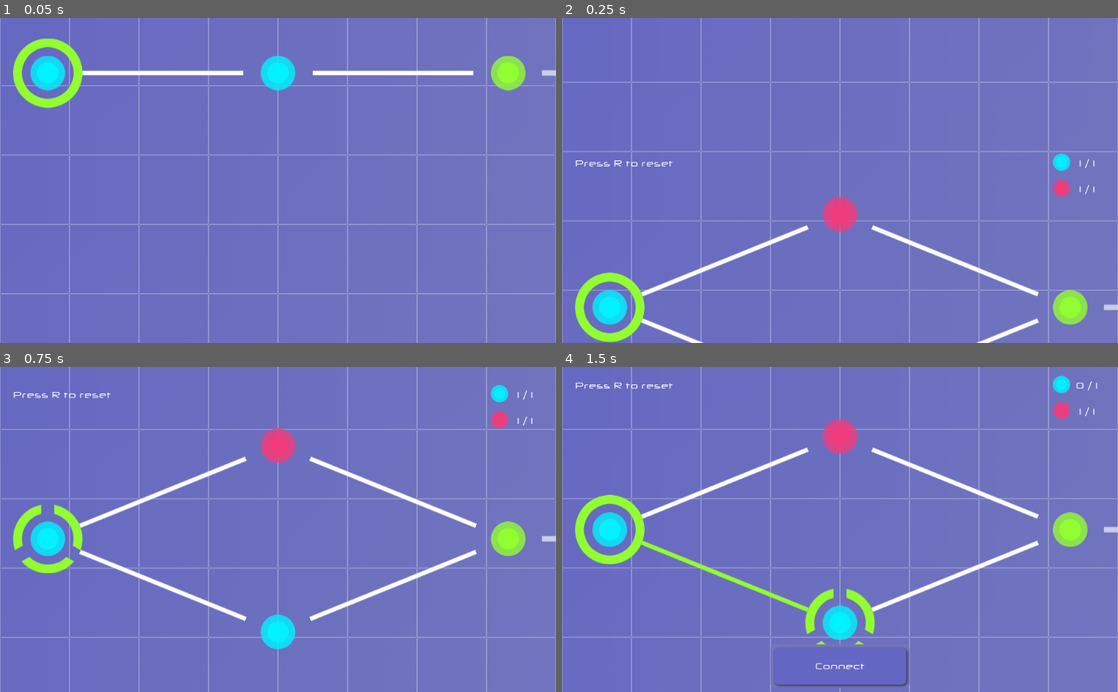
Above: before the commit, frames 1-4 (two rows, left to right).
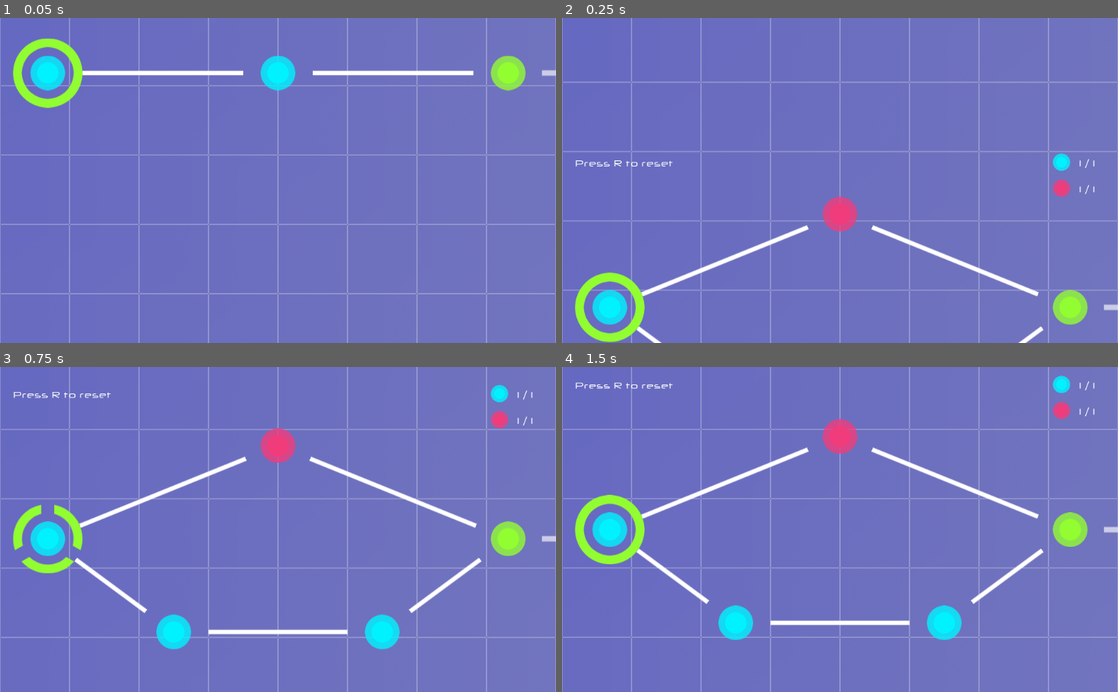
Above: after the commit, the same moments.

Repository: Maaack/Node-Traversal
Game: Godot game, scene res://Scenes/Main.tscn
Two runs of this game, one before a commit and one after it. Both use one fixed random seed, a clock stepped at 60 frames per second and the inputs below.
Inputs (mouse positions are in pixels of both pictures, inside the frame that each line leads up to):
- Up to frame 1 (0.05 s): no input
- Up to frame 2 (0.25 s): no input
- Up to frame 3 (0.75 s): tap R (game_reset_action) at 0.5 s; move the mouse to (50, 565) at 0.52 s; press the mouse at (50, 565) at 0.53 s
- Up to frame 4 (1.5 s): tap R (game_reset_action) at 1.25 s; move the mouse to (840, 623) at 1.27 s; release the mouse at (840, 623) at 1.28 s; click (840, 623) at 1.35 s

Frame 1 is identical in both runs. In frame 2, 0.5% of the frame differs, in the area x 13-87%, y 92-100%; in frame 3, 3.4%; in frame 4, 4.3%, in the area x 13-97%, y 4-99%.

Commit message:
GAME-02: Don't count green destination node as part of blue unlocks. Fix level 1-0, but needed to break inheritance with 1-1.

Diff:
--- a/Scenes/GameLayer/GameLayer.tscn
+++ b/Scenes/GameLayer/GameLayer.tscn
@@ -38,15 +38,18 @@
 centered = false
 
 [node name="Level_0_0" parent="Game" instance=ExtResource( 1 )]
+starting_unlocks = 2
 
 [node name="Level_0_1" parent="Game" instance=ExtResource( 6 )]
 position = Vector2( 1152, 0 )
 
 [node name="Level_0_2" parent="Game" instance=ExtResource( 7 )]
 position = Vector2( 2304, 0 )
+starting_unlocks = 3
 
 [node name="Level_0_3" parent="Game" instance=ExtResource( 8 )]
 position = Vector2( 3456, 0 )
+starting_unlocks = 3
 
 [node name="Level_0_4" parent="Game" instance=ExtResource( 9 )]
 position = Vector2( 4608, 0 )
@@ -56,6 +59,7 @@
 
 [node name="Level_0_6" parent="Game" instance=ExtResource( 12 )]
 position = Vector2( 6912, 0 )
+starting_unlocks = 3
 
 [node name="Level_1_0" parent="Game" instance=ExtResource( 4 )]
 position = Vector2( 0, 864 )
@@ -68,7 +72,9 @@
 [node name="Level_1_2" parent="Game" instance=ExtResource( 10 )]
 position = Vector2( 2304, 864 )
 
-[node name="Level_1_3" parent="Game" instance=ExtResource( 15 )]
+[node name="Level_1_3" parent="Game" groups=[
+"LEVEL",
+] instance=ExtResource( 15 )]
 position = Vector2( 3456, 864 )
 
 [node name="LevelYouWon" parent="Game" instance=ExtResource( 14 )]
--- a/Scenes/GameLayer/IntrusionLevels/Chapter_0/Level_0_0.gd
+++ b/Scenes/GameLayer/IntrusionLevels/Chapter_0/Level_0_0.gd
@@ -6,7 +6,7 @@
 
 onready var unlocks_count_node = $ToolsNode/UnlocksCounter/UnlocksCount
 
-export(int) var starting_unlocks : int = 2 setget set_starting_unlocks
+export(int) var starting_unlocks : int = 1 setget set_starting_unlocks
 
 var current_unlocks
 
@@ -24,12 +24,14 @@
 			_remove_unlock(node)
 
 func _can_unlock(node:IntrusionNode) -> bool :
-	if node.is_in_group('BLUE_NODE') or node.is_in_group('GREEN_NODE'):
+	if node.is_in_group('GREEN_NODE'):
+		return true
+	if node.is_in_group('BLUE_NODE'):
 		return current_unlocks > 0
 	return false
 
 func _remove_unlock(node:IntrusionNode):
-	if node.is_in_group('BLUE_NODE') or node.is_in_group('GREEN_NODE'):
+	if node.is_in_group('BLUE_NODE'):
 		current_unlocks -= 1
 		_update_tool_counts()
 
--- a/Scenes/GameLayer/IntrusionLevels/Chapter_0/Level_0_1.tscn
+++ b/Scenes/GameLayer/IntrusionLevels/Chapter_0/Level_0_1.tscn
@@ -5,7 +5,7 @@
 [ext_resource path="res://Scenes/GameLayer/IntrusionLevels/Chapter_0/Level_0_0.tscn" type="PackedScene" id=3]
 
 [node name="Level_0_1" instance=ExtResource( 3 )]
-starting_unlocks = 3
+starting_unlocks = 2
 
 [node name="OpenNode" parent="." index="1"]
 position = Vector2( 512, 480 )
@@ -13,12 +13,12 @@
 [node name="OpenNode2" parent="." index="2" instance=ExtResource( 2 )]
 position = Vector2( 512, 120 )
 
-[node name="IntrusionPath2" parent="." index="4"]
-position = Vector2( 300, 390 )
-
-[node name="IntrusionPath" parent="." index="5"]
+[node name="IntrusionPath" parent="." index="4"]
 position = Vector2( 512, 300 )
 target_b_path = NodePath("../OpenNode2")
+
+[node name="IntrusionPath2" parent="." index="5"]
+position = Vector2( 300, 390 )
 
 [node name="IntrusionPath3" parent="." index="6" instance=ExtResource( 1 )]
 position = Vector2( 724, 210 )
--- a/Scenes/GameLayer/IntrusionLevels/Chapter_0/Level_0_2.tscn
+++ b/Scenes/GameLayer/IntrusionLevels/Chapter_0/Level_0_2.tscn
@@ -18,11 +18,11 @@
 [node name="OpenNode4" parent="." index="4" instance=ExtResource( 3 )]
 position = Vector2( 680, 136 )
 
-[node name="IntrusionPath2" parent="." index="6"]
+[node name="IntrusionPath" parent="." index="6"]
+position = Vector2( 512, 464 )
+
+[node name="IntrusionPath2" parent="." index="7"]
 position = Vector2( 216, 382 )
-
-[node name="IntrusionPath" parent="." index="7"]
-position = Vector2( 512, 464 )
 
 [node name="IntrusionPath3" parent="." index="8"]
 position = Vector2( 808, 382 )
--- a/Scenes/GameLayer/IntrusionLevels/Chapter_0/Level_0_3.tscn
+++ b/Scenes/GameLayer/IntrusionLevels/Chapter_0/Level_0_3.tscn
@@ -9,12 +9,12 @@
 ] instance=ExtResource( 1 )]
 script = ExtResource( 3 )
 
-[node name="IntrusionPath2" parent="." index="6"]
+[node name="IntrusionPath" parent="." index="6"]
+target_a_path = NodePath("../OpenNode")
+
+[node name="IntrusionPath2" parent="." index="7"]
 target_a_path = NodePath("../StartingNode")
 target_b_path = NodePath("../OpenNode")
-
-[node name="IntrusionPath" parent="." index="7"]
-target_a_path = NodePath("../OpenNode")
 
 [node name="IntrusionPath3" parent="." index="8"]
 position = Vector2( 512, 300 )
--- a/Scenes/GameLayer/IntrusionLevels/Chapter_0/Level_0_4.tscn
+++ b/Scenes/GameLayer/IntrusionLevels/Chapter_0/Level_0_4.tscn
@@ -1,18 +1,21 @@
-[gd_scene load_steps=5 format=2]
+[gd_scene load_steps=4 format=2]
 
 [ext_resource path="res://Scenes/GameLayer/IntrusionLevels/Chapter_0/Level_0_3.tscn" type="PackedScene" id=1]
 [ext_resource path="res://Scenes/GameLayer/IntrusionNode/OpenNode/OpenNode.tscn" type="PackedScene" id=2]
 [ext_resource path="res://Scenes/GameLayer/IntrusionPath/IntrusionPath.tscn" type="PackedScene" id=3]
-[ext_resource path="res://Scenes/GameLayer/IntrusionLevels/Chapter_0/Level_0_0.gd" type="Script" id=4]
 
-[node name="Level_0_4" groups=[
-"LEVEL",
-] instance=ExtResource( 1 )]
-script = ExtResource( 4 )
-starting_unlocks = 4
+[node name="Level_0_4" instance=ExtResource( 1 )]
+starting_unlocks = 3
 
 [node name="OpenNode5" parent="." index="5" instance=ExtResource( 2 )]
 position = Vector2( 512, 300 )
+
+[node name="IntrusionPath" parent="." index="7"]
+position = Vector2( 512, 464 )
+target_b_path = NodePath("../OpenNode2")
+
+[node name="IntrusionPath2" parent="." index="8"]
+position = Vector2( 216, 382 )
 
 [node name="IntrusionPath3" parent="." index="9"]
 position = Vector2( 512, 136 )
--- a/Scenes/GameLayer/IntrusionLevels/Chapter_0/Level_0_5.tscn
+++ b/Scenes/GameLayer/IntrusionLevels/Chapter_0/Level_0_5.tscn
@@ -4,26 +4,21 @@
 [ext_resource path="res://Scenes/GameLayer/IntrusionPath/IntrusionPath.tscn" type="PackedScene" id=2]
 
 [node name="Level_0_5" instance=ExtResource( 1 )]
-starting_unlocks = 3
+starting_unlocks = 2
 
-[node name="IntrusionPath2" parent="." index="7"]
+[node name="IntrusionPath" parent="." index="7"]
+position = Vector2( 216, 382 )
+target_a_path = NodePath("../StartingNode")
+target_b_path = NodePath("../OpenNode")
+
+[node name="IntrusionPath2" parent="." index="8"]
 position = Vector2( 512, 464 )
 target_a_path = NodePath("../OpenNode")
 target_b_path = NodePath("../OpenNode2")
 
-[node name="IntrusionPath" parent="." index="8"]
-position = Vector2( 216, 382 )
-target_a_path = NodePath("../StartingNode")
-target_b_path = NodePath("../OpenNode")
-
 [node name="IntrusionPath3" parent="." index="9"]
 position = Vector2( 344, 300 )
 target_a_path = NodePath("../OpenNode")
-target_b_path = NodePath("../OpenNode3")
-
-[node name="IntrusionPath4" parent="." index="10"]
-position = Vector2( 216, 218 )
-target_a_path = NodePath("../StartingNode")
 target_b_path = NodePath("../OpenNode3")
 
 [node name="IntrusionPath5" parent="." index="11"]
@@ -32,7 +27,6 @@
 
 [node name="IntrusionPath6" parent="." index="12"]
 position = Vector2( 512, 136 )
-target_a_path = NodePath("../OpenNode4")
 target_b_path = NodePath("../OpenNode3")
 
 [node name="IntrusionPath7" parent="." index="13"]
@@ -43,3 +37,6 @@
 position = Vector2( 428, 218 )
 target_a_path = NodePath("../OpenNode3")
 target_b_path = NodePath("../OpenNode5")
+
+[node name="Camera2D" parent="." index="16"]
+position = Vector2( 0, 0 )
--- a/Scenes/GameLayer/IntrusionLevels/Chapter_0/Level_0_6.tscn
+++ b/Scenes/GameLayer/IntrusionLevels/Chapter_0/Level_0_6.tscn
@@ -1,10 +1,18 @@
-[gd_scene load_steps=4 format=2]
+[gd_scene load_steps=5 format=2]
 
 [ext_resource path="res://Scenes/GameLayer/IntrusionLevels/Chapter_0/Level_0_5.tscn" type="PackedScene" id=1]
 [ext_resource path="res://Scenes/GameLayer/IntrusionNode/OpenNode/OpenNode.tscn" type="PackedScene" id=2]
 [ext_resource path="res://Scenes/GameLayer/IntrusionPath/IntrusionPath.tscn" type="PackedScene" id=3]
+[ext_resource path="res://Scenes/GameLayer/IntrusionLevels/Chapter_0/Level_0_0.gd" type="Script" id=4]
 
-[node name="Level_0_6" instance=ExtResource( 1 )]
+[node name="Level_0_6" groups=[
+"LEVEL",
+] instance=ExtResource( 1 )]
+script = ExtResource( 4 )
+starting_unlocks = 2
+
+[node name="OpenNode4" parent="." index="4"]
+position = Vector2( 680, 136 )
 
 [node name="OpenNode5" parent="." index="5"]
 position = Vector2( 344, 300 )
@@ -12,30 +20,24 @@
 [node name="OpenNode6" parent="." index="6" instance=ExtResource( 2 )]
 position = Vector2( 680, 296 )
 
-[node name="IntrusionPath2" parent="." index="8"]
+[node name="DestinationNode" parent="." index="7"]
+position = Vector2( 936, 300 )
+
+[node name="IntrusionPath2" parent="." index="9"]
 position = Vector2( 808, 382 )
 target_a_path = NodePath("../OpenNode2")
 target_b_path = NodePath("../DestinationNode")
-
-[node name="IntrusionPath" parent="." index="9"]
-rotation = 0.0
-scale = Vector2( 1, 1 )
 
 [node name="IntrusionPath3" parent="." index="10"]
 position = Vector2( 344, 382 )
 target_b_path = NodePath("../OpenNode5")
 
-[node name="IntrusionPath4" parent="." index="11"]
-position = Vector2( 216, 218 )
-target_a_path = NodePath("../StartingNode")
-target_b_path = NodePath("../OpenNode3")
-
 [node name="IntrusionPath5" parent="." index="12"]
 position = Vector2( 216, 300 )
+target_b_path = NodePath("../OpenNode5")
 
 [node name="IntrusionPath6" parent="." index="13"]
 position = Vector2( 808, 218 )
-target_a_path = NodePath("../OpenNode4")
 target_b_path = NodePath("../DestinationNode")
 
 [node name="IntrusionPath7" parent="." index="14"]
@@ -52,5 +54,5 @@
 target_a_path = NodePath("../OpenNode")
 target_b_path = NodePath("../OpenNode6")
 
-[node name="DestinationPath" parent="." index="17"]
-position = Vector2( 1088, 300 )
+[node name="Camera2D" parent="." index="18"]
+position = Vector2( 0, 0 )
--- a/Scenes/GameLayer/IntrusionLevels/Chapter_1/Level_1_0.tscn
+++ b/Scenes/GameLayer/IntrusionLevels/Chapter_1/Level_1_0.tscn
@@ -1,41 +1,49 @@
-[gd_scene load_steps=6 format=2]
+[gd_scene load_steps=7 format=2]
 
 [ext_resource path="res://Scenes/GameLayer/IntrusionLevels/Chapter_0/Level_0_0.tscn" type="PackedScene" id=1]
 [ext_resource path="res://Scenes/GameLayer/IntrusionLevels/Chapter_1/Level_1_0.gd" type="Script" id=2]
 [ext_resource path="res://Scenes/GameLayer/IntrusionLevels/Counters/RedUnlocksCounter.tscn" type="PackedScene" id=3]
 [ext_resource path="res://Scenes/GameLayer/IntrusionPath/IntrusionPath.tscn" type="PackedScene" id=4]
 [ext_resource path="res://Scenes/GameLayer/IntrusionNode/RedNode/RedNode.tscn" type="PackedScene" id=5]
+[ext_resource path="res://Scenes/GameLayer/IntrusionNode/OpenNode/OpenNode.tscn" type="PackedScene" id=6]
 
 [node name="Level_1_0" instance=ExtResource( 1 )]
 script = ExtResource( 2 )
-starting_unlocks = 1
 starting_red_unlocks = 1
 
 [node name="OpenNode" parent="." index="1"]
-position = Vector2( 512, 472 )
+position = Vector2( 320, 472 )
 
-[node name="RedNode" parent="." index="2" instance=ExtResource( 5 )]
+[node name="OpenNode2" parent="." index="2" instance=ExtResource( 6 )]
+position = Vector2( 704, 472 )
+
+[node name="RedNode" parent="." index="3" instance=ExtResource( 5 )]
 position = Vector2( 512, 128 )
 
-[node name="IntrusionPath" parent="." index="4"]
-position = Vector2( 724, 386 )
+[node name="IntrusionPath" parent="." index="5"]
+position = Vector2( 512, 472 )
 target_a_path = NodePath("../../Level_1_0/OpenNode")
-target_b_path = NodePath("../../Level_1_0/DestinationNode")
+target_b_path = NodePath("../OpenNode2")
 
-[node name="IntrusionPath2" parent="." index="5"]
-position = Vector2( 300, 386 )
+[node name="IntrusionPath2" parent="." index="6"]
+position = Vector2( 204, 386 )
 target_a_path = NodePath("../../Level_1_0/StartingNode")
 target_b_path = NodePath("../../Level_1_0/OpenNode")
 
-[node name="IntrusionPath3" parent="." index="6" instance=ExtResource( 4 )]
+[node name="IntrusionPath3" parent="." index="7" instance=ExtResource( 4 )]
 position = Vector2( 300, 214 )
 target_a_path = NodePath("../StartingNode")
 target_b_path = NodePath("../RedNode")
 
-[node name="IntrusionPath4" parent="." index="7" instance=ExtResource( 4 )]
+[node name="IntrusionPath4" parent="." index="8" instance=ExtResource( 4 )]
 position = Vector2( 724, 214 )
 target_a_path = NodePath("../RedNode")
 target_b_path = NodePath("../DestinationNode")
 
+[node name="IntrusionPath5" parent="." index="9" instance=ExtResource( 4 )]
+position = Vector2( 820, 386 )
+target_a_path = NodePath("../OpenNode2")
+target_b_path = NodePath("../DestinationNode")
+
 [node name="RedUnlocksCounter" parent="ToolsNode" index="1" instance=ExtResource( 3 )]
 position = Vector2( -80, 56 )
--- a/Scenes/GameLayer/IntrusionLevels/Chapter_1/Level_1_1.tscn
+++ b/Scenes/GameLayer/IntrusionLevels/Chapter_1/Level_1_1.tscn
@@ -1,54 +1,106 @@
-[gd_scene load_steps=4 format=2]
+[gd_scene load_steps=11 format=2]
 
-[ext_resource path="res://Scenes/GameLayer/IntrusionLevels/Chapter_1/Level_1_0.tscn" type="PackedScene" id=1]
+[ext_resource path="res://Scenes/GameLayer/IntrusionLevels/Counters/UnlocksCounter.tscn" type="PackedScene" id=1]
 [ext_resource path="res://Scenes/GameLayer/IntrusionPath/IntrusionPath.tscn" type="PackedScene" id=2]
 [ext_resource path="res://Scenes/GameLayer/IntrusionNode/OpenNode/OpenNode.tscn" type="PackedScene" id=3]
+[ext_resource path="res://Scenes/GameLayer/BasicPath/BasicPath.tscn" type="PackedScene" id=4]
+[ext_resource path="res://Scenes/GameLayer/IntrusionNode/DestinationNode/DestinationNode.tscn" type="PackedScene" id=5]
+[ext_resource path="res://Scenes/Themes/StandardFontTheme.tres" type="Theme" id=6]
+[ext_resource path="res://Scenes/GameLayer/IntrusionLevels/Chapter_1/Level_1_0.gd" type="Script" id=7]
+[ext_resource path="res://Scenes/GameLayer/IntrusionNode/StartingNode/StartingNode.tscn" type="PackedScene" id=8]
+[ext_resource path="res://Scenes/GameLayer/IntrusionNode/RedNode/RedNode.tscn" type="PackedScene" id=9]
+[ext_resource path="res://Scenes/GameLayer/IntrusionLevels/Counters/RedUnlocksCounter.tscn" type="PackedScene" id=10]
 
-[node name="Level_1_1" instance=ExtResource( 1 )]
-starting_unlocks = 2
+[node name="Level_1_1" type="Node2D" groups=[
+"LEVEL",
+]]
+script = ExtResource( 7 )
+starting_red_unlocks = 1
 
-[node name="OpenNode" parent="." index="1"]
+[node name="StartingNode" parent="." instance=ExtResource( 8 )]
+position = Vector2( 88, 300 )
+
+[node name="OpenNode" parent="." instance=ExtResource( 3 )]
 position = Vector2( 320, 472 )
 
-[node name="OpenNode2" parent="." index="2" instance=ExtResource( 3 )]
+[node name="OpenNode3" parent="." instance=ExtResource( 3 )]
+position = Vector2( 704, 128 )
+
+[node name="OpenNode2" parent="." instance=ExtResource( 3 )]
 position = Vector2( 704, 472 )
 
-[node name="OpenNode3" parent="." index="3" instance=ExtResource( 3 )]
-position = Vector2( 704, 128 )
-
-[node name="RedNode" parent="." index="4"]
+[node name="RedNode" parent="." instance=ExtResource( 9 )]
 position = Vector2( 320, 128 )
 
-[node name="IntrusionPath" parent="." index="6"]
+[node name="DestinationNode" parent="." instance=ExtResource( 5 )]
+position = Vector2( 936, 300 )
+
+[node name="IntrusionPath" parent="." instance=ExtResource( 2 )]
 position = Vector2( 512, 472 )
 target_a_path = NodePath("../OpenNode")
 target_b_path = NodePath("../OpenNode2")
 
-[node name="IntrusionPath2" parent="." index="7"]
+[node name="IntrusionPath2" parent="." instance=ExtResource( 2 )]
 position = Vector2( 204, 386 )
 target_a_path = NodePath("../StartingNode")
 target_b_path = NodePath("../OpenNode")
 
-[node name="IntrusionPath3" parent="." index="8"]
+[node name="IntrusionPath3" parent="." instance=ExtResource( 2 )]
 position = Vector2( 204, 214 )
 target_a_path = NodePath("../../Level_1_1/StartingNode")
 target_b_path = NodePath("../../Level_1_1/RedNode")
 
-[node name="IntrusionPath4" parent="." index="9"]
+[node name="IntrusionPath4" parent="." instance=ExtResource( 2 )]
 position = Vector2( 512, 300 )
+target_a_path = NodePath("../RedNode")
 target_b_path = NodePath("../OpenNode2")
 
-[node name="IntrusionPath5" parent="." index="14" instance=ExtResource( 2 )]
+[node name="DestinationPath" parent="." instance=ExtResource( 4 )]
+position = Vector2( 1088, 300 )
+rotation = 1.5708
+scale = Vector2( 2.5, 1.4 )
+
+[node name="Camera2D" type="Camera2D" parent="."]
+anchor_mode = 0
+current = true
+
+[node name="IntrusionPath5" parent="." instance=ExtResource( 2 )]
 position = Vector2( 512, 300 )
 target_a_path = NodePath("../OpenNode")
 target_b_path = NodePath("../OpenNode3")
 
-[node name="IntrusionPath6" parent="." index="15" instance=ExtResource( 2 )]
+[node name="IntrusionPath6" parent="." instance=ExtResource( 2 )]
 position = Vector2( 820, 214 )
 target_a_path = NodePath("../OpenNode3")
 target_b_path = NodePath("../DestinationNode")
 
-[node name="IntrusionPath7" parent="." index="16" instance=ExtResource( 2 )]
+[node name="IntrusionPath7" parent="." instance=ExtResource( 2 )]
 position = Vector2( 820, 386 )
 target_a_path = NodePath("../OpenNode2")
 target_b_path = NodePath("../DestinationNode")
+
+[node name="InstructionsNode" type="Node2D" parent="."]
+position = Vector2( 24, 24 )
+__meta__ = {
+"_edit_group_": true
+}
+
+[node name="ResetInstructions" type="Label" parent="InstructionsNode"]
+margin_right = 181.0
+margin_bottom = 20.0
+theme = ExtResource( 6 )
+text = "Press R to reset"
+__meta__ = {
+"_edit_use_anchors_": false
+}
+
+[node name="ToolsNode" type="Node2D" parent="."]
+position = Vector2( 1000, 24 )
+__meta__ = {
+"_edit_lock_": true
+}
+
+[node name="UnlocksCounter" parent="ToolsNode" instance=ExtResource( 1 )]
+
+[node name="RedUnlocksCounter" parent="ToolsNode" instance=ExtResource( 10 )]
+position = Vector2( -80, 56 )
--- a/Scenes/GameLayer/IntrusionLevels/Chapter_1/Level_1_2.tscn
+++ b/Scenes/GameLayer/IntrusionLevels/Chapter_1/Level_1_2.tscn
@@ -5,19 +5,17 @@
 [ext_resource path="res://Scenes/GameLayer/IntrusionNode/OpenNode/OpenNode.tscn" type="PackedScene" id=3]
 [ext_resource path="res://Scenes/GameLayer/IntrusionNode/RedNode/RedNode.tscn" type="PackedScene" id=4]
 
-[node name="Level_1_2" groups=[
-"LEVEL",
-] instance=ExtResource( 1 )]
+[node name="Level_1_2" instance=ExtResource( 1 )]
 starting_red_unlocks = 2
 
 [node name="OpenNode" parent="." index="1"]
 position = Vector2( 288, 472 )
 
-[node name="OpenNode2" parent="." index="2"]
+[node name="OpenNode3" parent="." index="2"]
+position = Vector2( 288, 128 )
+
+[node name="OpenNode2" parent="." index="3"]
 position = Vector2( 512, 472 )
-
-[node name="OpenNode3" parent="." index="3"]
-position = Vector2( 288, 128 )
 
 [node name="OpenNode4" parent="." index="4" instance=ExtResource( 3 )]
 position = Vector2( 512, 300 )
@@ -57,17 +55,17 @@
 target_a_path = NodePath("../../Level_1_2/RedNode")
 target_b_path = NodePath("../../Level_1_2/OpenNode2")
 
-[node name="IntrusionPath5" parent="." index="19"]
+[node name="IntrusionPath5" parent="." index="17"]
 position = Vector2( 400, 386 )
 target_a_path = NodePath("../../Level_1_2/OpenNode")
 target_b_path = NodePath("../OpenNode4")
 
-[node name="IntrusionPath6" parent="." index="20"]
+[node name="IntrusionPath6" parent="." index="18"]
 position = Vector2( 400, 214 )
 target_a_path = NodePath("../../Level_1_2/OpenNode3")
 target_b_path = NodePath("../OpenNode4")
 
-[node name="IntrusionPath7" parent="." index="21"]
+[node name="IntrusionPath7" parent="." index="19"]
 position = Vector2( 628.25, 472 )
 target_a_path = NodePath("../../Level_1_2/OpenNode2")
 target_b_path = NodePath("../RedNode2")
--- a/Scenes/GameLayer/IntrusionLevels/Chapter_1/Level_1_3.tscn
+++ b/Scenes/GameLayer/IntrusionLevels/Chapter_1/Level_1_3.tscn
@@ -1,19 +1,17 @@
-[gd_scene load_steps=3 format=2]
+[gd_scene load_steps=2 format=2]
 
 [ext_resource path="res://Scenes/GameLayer/IntrusionLevels/Chapter_1/Level_1_2.tscn" type="PackedScene" id=1]
-[ext_resource path="res://Scenes/GameLayer/IntrusionLevels/Chapter_1/Level_1_0.gd" type="Script" id=2]
 
 [node name="Level_1_3" instance=ExtResource( 1 )]
-script = ExtResource( 2 )
 
 [node name="OpenNode" parent="." index="1"]
 position = Vector2( 288, 388 )
 
-[node name="OpenNode2" parent="." index="2"]
+[node name="OpenNode3" parent="." index="2"]
+position = Vector2( 512, 216 )
+
+[node name="OpenNode2" parent="." index="3"]
 position = Vector2( 512, 560 )
-
-[node name="OpenNode3" parent="." index="3"]
-position = Vector2( 512, 216 )
 
 [node name="OpenNode4" parent="." index="4"]
 position = Vector2( 512, 48 )
@@ -54,17 +52,17 @@
 target_a_path = NodePath("../RedNode")
 target_b_path = NodePath("../../Level_1_3/RedNode2")
 
-[node name="IntrusionPath5" parent="." index="19"]
+[node name="IntrusionPath5" parent="." index="17"]
 position = Vector2( 400, 132 )
 target_a_path = NodePath("../../Level_1_3/RedNode")
 target_b_path = NodePath("../../Level_1_3/OpenNode4")
 
-[node name="IntrusionPath6" parent="." index="20"]
+[node name="IntrusionPath6" parent="." index="18"]
 position = Vector2( 512, 132 )
 target_a_path = NodePath("../OpenNode3")
 target_b_path = NodePath("../../Level_1_3/OpenNode4")
 
-[node name="IntrusionPath7" parent="." index="21"]
+[node name="IntrusionPath7" parent="." index="19"]
 position = Vector2( 512, 476 )
 target_a_path = NodePath("../OpenNode2")
 target_b_path = NodePath("../../Level_1_3/RedNode2")
